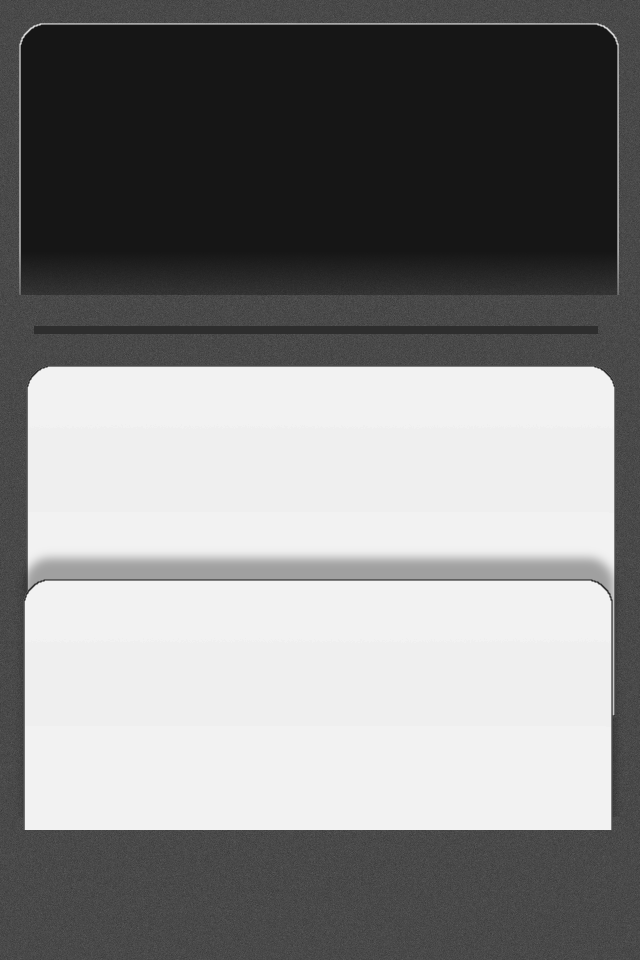
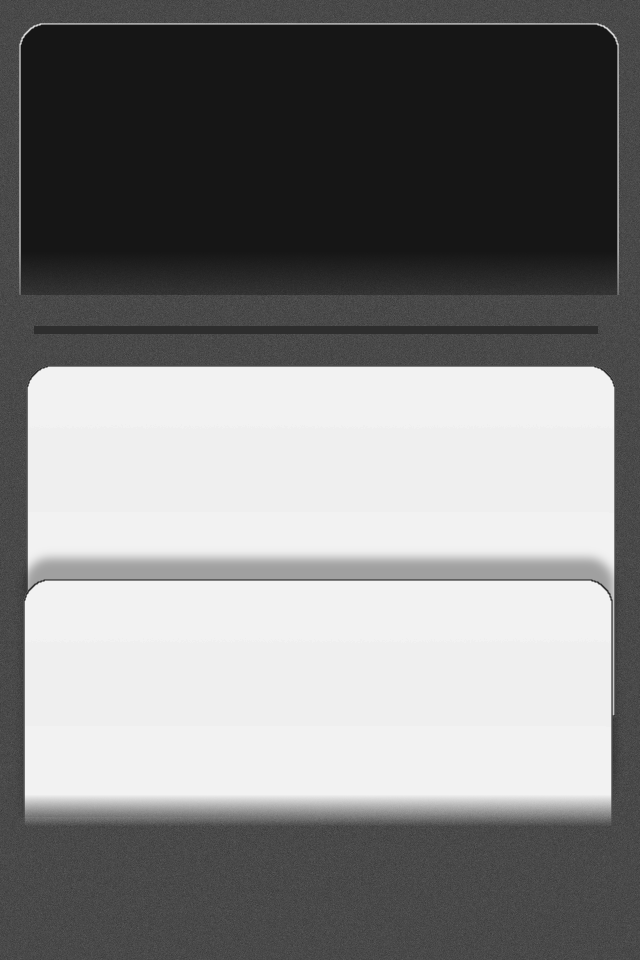
The second (640, 960) image is a revision of the first. Changes to its layers:
painted on "New Layer copy", masked it over bbox(23, 791, 613, 830)
painted on "Drop Shadow", masked it over bbox(21, 774, 620, 817)
